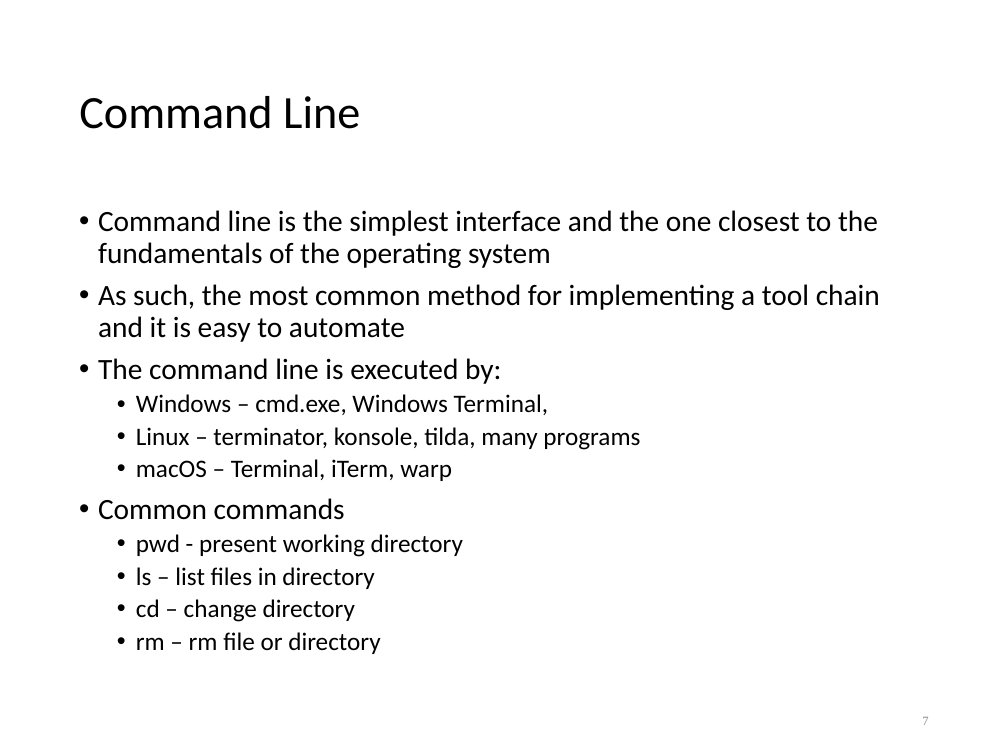
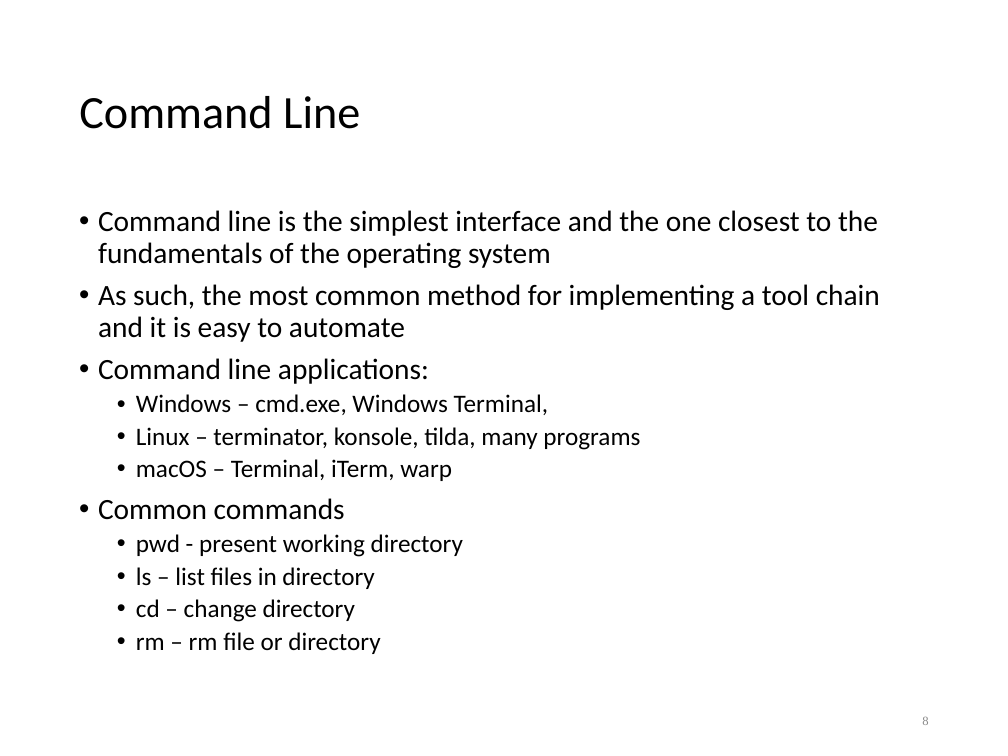
Before and after one commit to lkoepsel/Labs_10C_Class, a slide deck: slide 8 of lec1bIntro.ppt (slide 7 before the commit). Drawn at 1008x756 pixels with LibreOffice and Linux fonts; fonts in the diff are those of the drawing. Boxes give left, top, right and bottom in pixels: in the first picture for what was removed or moved away, otherwise in the second. Text is boxed around its words. In the diff, an @@ line names an element or a change of style, - is before the commit and + after.

```diff
--- a/lec1bIntro.ppt
+++ b/lec1bIntro.ppt
@@ text at (98,358,429,384): text changed @@
-• The command line is executed by:
+• Command line applications:
@@ page number at (922,717,928,725): text changed @@
-7
+8
```
Also in this commit, not shown: 6 other slides changed, 2 slides added, 22 other files.
